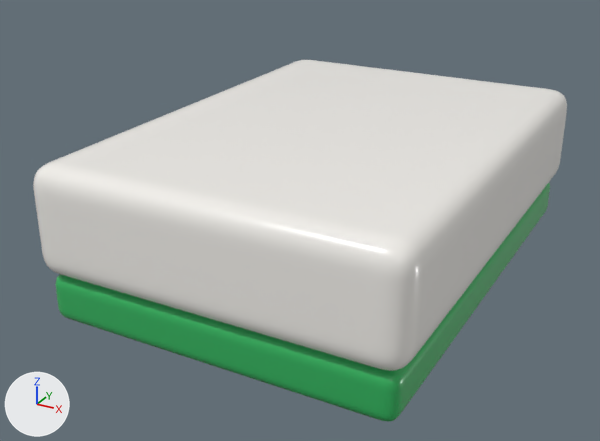
A saved change to the glTF model res/art/3d/mahjong_tile_body.glb.
One viewpoint serves both versions: a 50 mm camera at (0.417, -0.847, 0.466) aimed at (-0.026, -0.042, 0.064). Lighting does not change. The marker at lower left points along +X, +Y and +Z. The first picture is the older version. Vertices at exactly the same position are counted once.

The first picture shows 'MahjongTileBack', 'MahjongTileBody'.
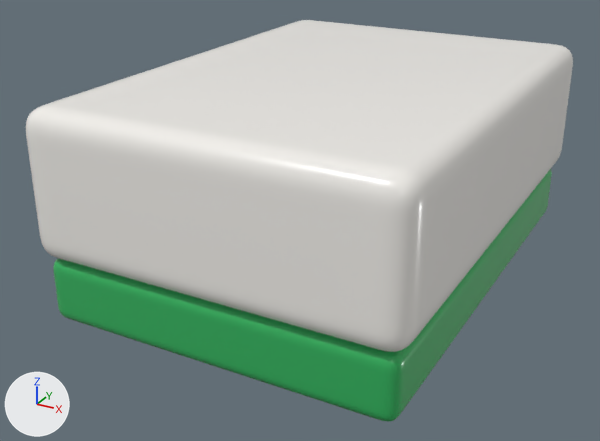
What differs and where, as boxes (x1, y1, x2, y2) in the pictures (600 x 441 px; the box of a moved part takes in the faces that stretch with it):
'MahjongTileBody', reshaped (7% taller): before (33, 60, 567, 371); after (26, 20, 573, 352)
part 1 of me_立方体, moved or reshaped: before (42, 158, 561, 371); after (40, 146, 562, 352)
part 2 of me_立方体, moved or reshaped: before (33, 60, 567, 350); after (26, 20, 573, 280)

Edits to the bpy script that builds the scene:
```text
Change me_立方体:
    used by ob_mahjongtilebody; location = (0.0, 0.0, 0.0)
    remove me_立方体.from_pydata(...)  # 488 vertices, 972 faces; spans x -0.21..0.21, y -0.29..0.29, z 0.055..0.18
    add me_立方体.from_pydata(...)  # 488 vertices, 972 faces; spans x -0.21..0.21, y -0.29..0.29, z 0.074..0.24
    me_立方体 part 1: all 244 vertices in x -0.21..0.21, y -0.29..0.29, z 0.055..0.087 are moved by (0.0, 0.0, 0.019)
    me_立方体 part 2: all 244 vertices in x -0.21..0.21, y -0.29..0.29, z 0.148..0.18 are moved by (0.0, 0.0, 0.06)
```
